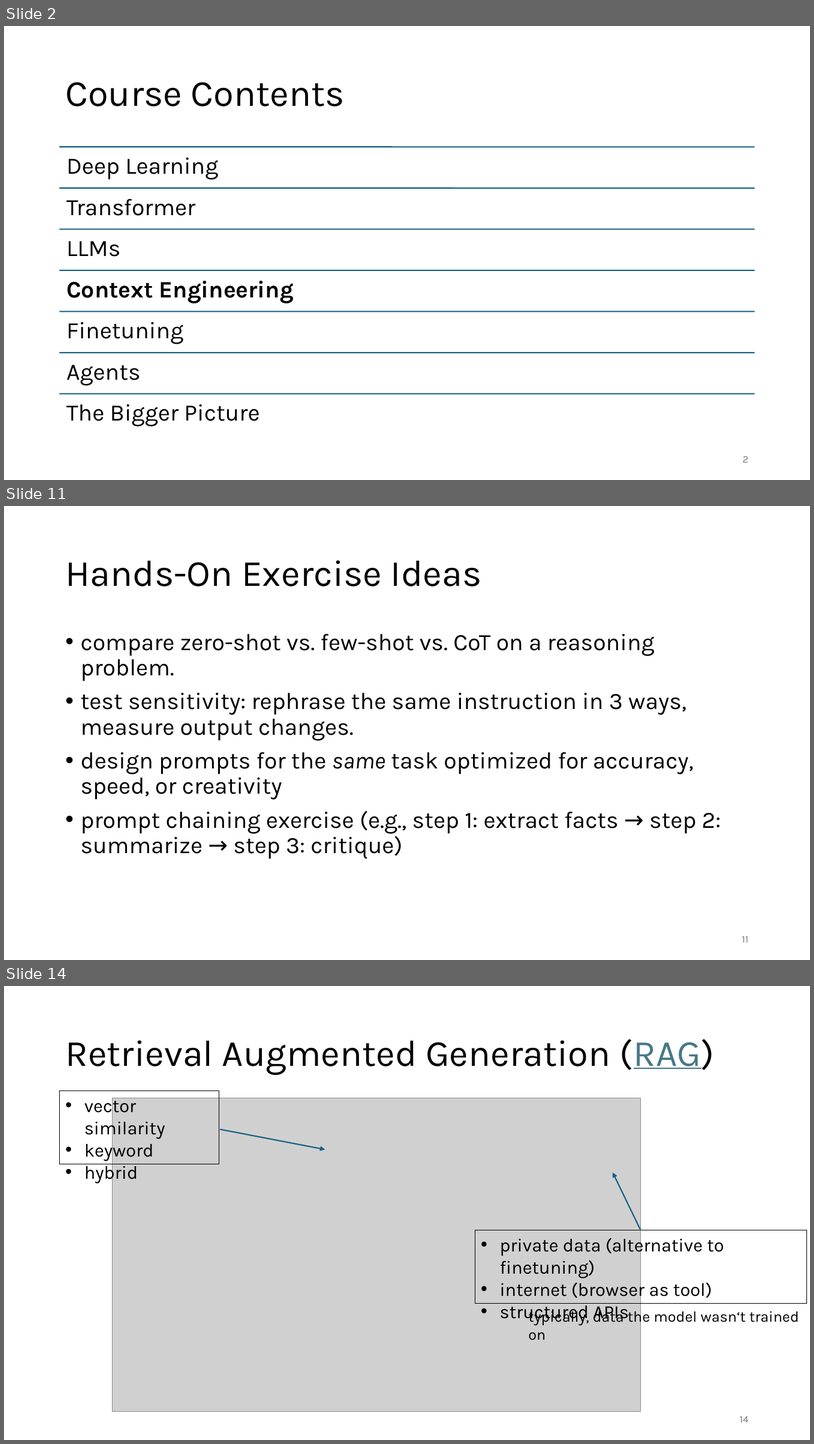
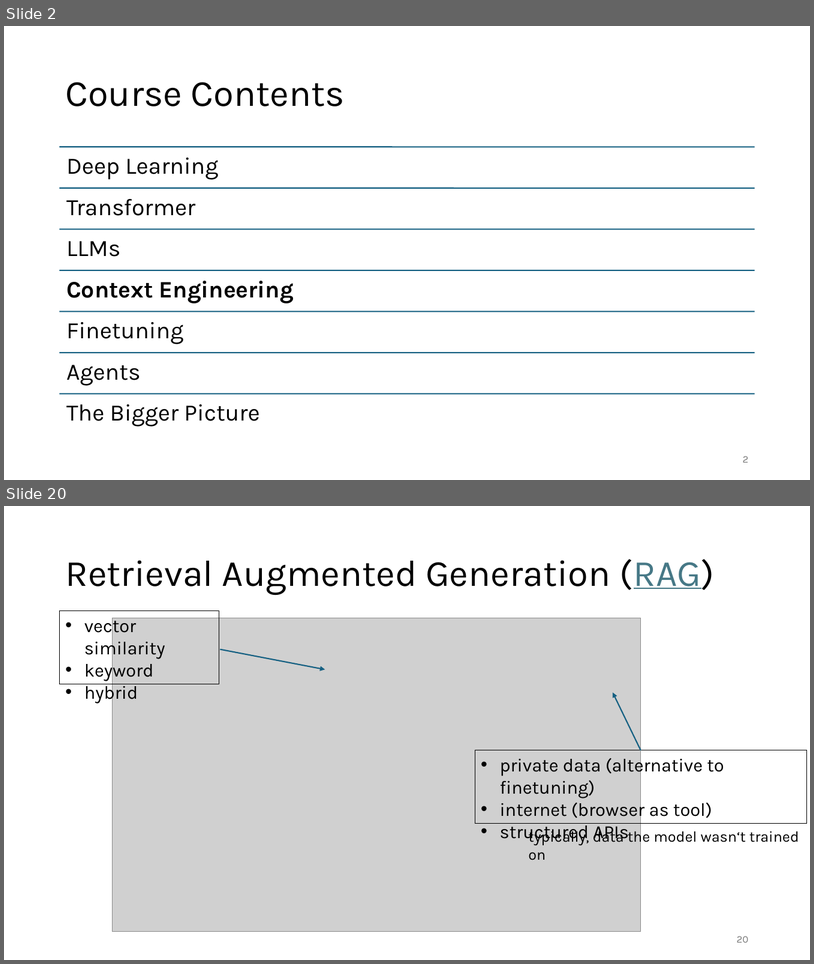
Before and after one commit to FelixWick/language_models, a slide deck: slides/4_context_engineering.pptx. Shown one above the other, each under a label of ours: slides 2, 11 and 14 before the commit, slides 2 and 20 after it; the slides between them are not shown. The pictures are 814x1444 and 814x964 pixels, drawn with LibreOffice and Linux fonts; fonts in the diff are those of the drawing; grey boxes stand for pictures. Boxes give left, top, right and bottom in pixels: in the first picture for what was removed or moved away, otherwise in the second. Text is boxed around its words. In the diff, an @@ line names an element or a change of style, - is before the commit and + after.

Commit message:
more details on prompt engineering

```diff
--- a/slides/4_context_engineering.pptx
+++ b/slides/4_context_engineering.pptx
@@ slide 11 removed at [4, 506, 810, 960], background #FFFFFF @@
@@ title removed at [65, 560, 482, 586] @@
-Hands-On Exercise Ideas
@@ text removed at [81, 634, 722, 859] @@
-• compare zero-shot vs. few-shot vs. CoT on a reasoning problem.
-• test sensitivity: rephrase the same instruction in 3 ways, measure output changes.
-• design prompts for the same task optimized for accuracy, speed, or creativity
-• prompt chaining exercise (e.g., step 1: extract facts → step 2: summarize → step 3: critique)
@@ page number removed at [742, 936, 749, 942] @@
-11
@@ what was slide 14 is now slide 20 @@
@@ page number at [737, 936, 749, 942]: text changed @@
-14
+20
```
Also in this commit, not shown: 6 slides changed, 11 slides added, 5 other slides removed, 1 other file.
